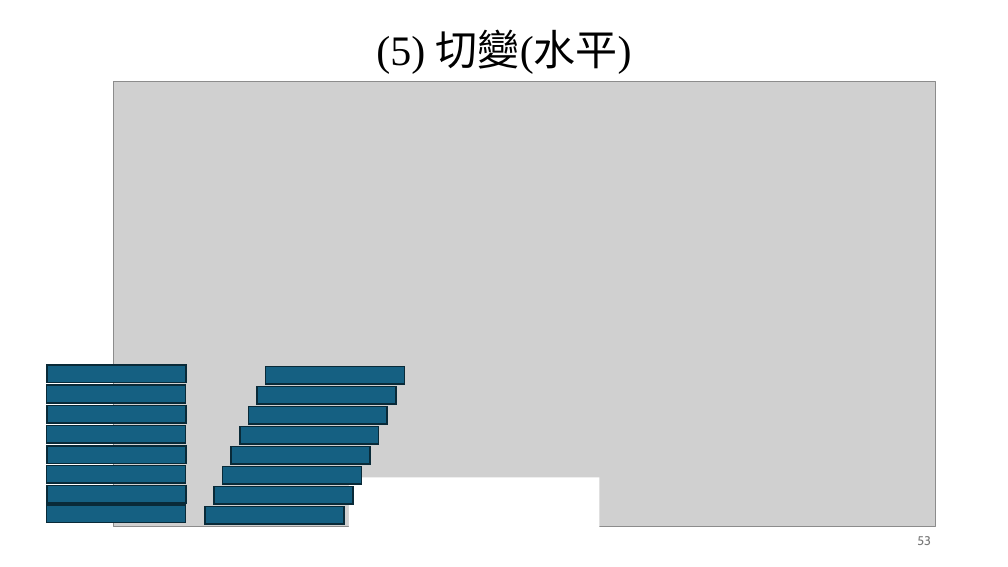
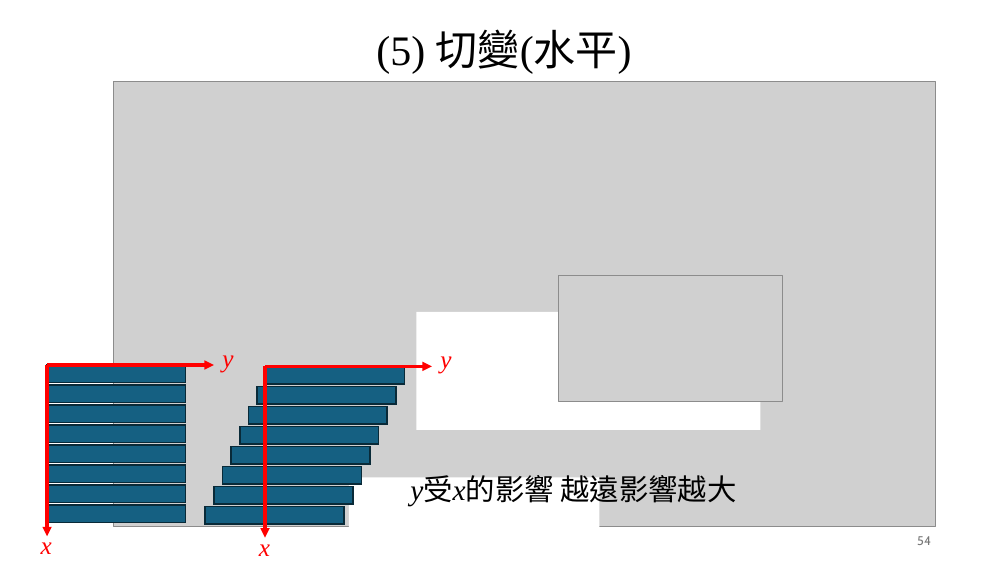
Before and after one commit to TamKangAI/ImageProcessing, a slide deck: slide 54 of 02_數位影像基礎/02_數位影像基礎.pptx (slide 53 before the commit). Drawn at 1008x567 pixels with LibreOffice and Linux fonts; fonts in the diff are those of the drawing; grey boxes stand for pictures. Boxes give left, top, right and bottom in pixels: in the first picture for what was removed or moved away, otherwise in the second. Text is boxed around its words. In the diff, an @@ line names an element or a change of style, - is before the commit and + after.

```diff
--- a/02_數位影像基礎/02_數位影像基礎.pptx
+++ b/02_數位影像基礎/02_數位影像基礎.pptx
@@ picture added at (x1=559, y1=275, x2=783, y2=402) @@
@@ rectangle added at (x1=417, y1=312, x2=761, y2=430), fill #FFFFFF @@
@@ text added at (x1=222, y1=355, x2=233, y2=373), 24 pt, text #FF0000, italic @@
+y
@@ text added at (x1=440, y1=356, x2=451, y2=374), 24 pt, text #FF0000, italic @@
+y
@@ arrow added from (47, 365) to (47, 536), #FF0000 3 pt @@
@@ arrow added from (47, 365) to (214, 365), #FF0000 3 pt @@
@@ arrow added from (265, 367) to (265, 538), #FF0000 3 pt @@
@@ arrow added from (265, 367) to (432, 367), #FF0000 3 pt @@
@@ text added at (x1=410, y1=475, x2=736, y2=508), 28 pt, text #000000 @@
+y受x的影響 越遠影響越大
@@ text added at (x1=41, y1=534, x2=52, y2=554), 24 pt, text #FF0000, italic @@
+x
@@ text added at (x1=259, y1=536, x2=270, y2=556), 24 pt, text #FF0000, italic @@
+x
@@ page number at (x1=917, y1=536, x2=931, y2=545): text changed @@
-53
+54
```
Also in this commit, not shown: 8 other slides changed, 5 slides added, 3 other files.
